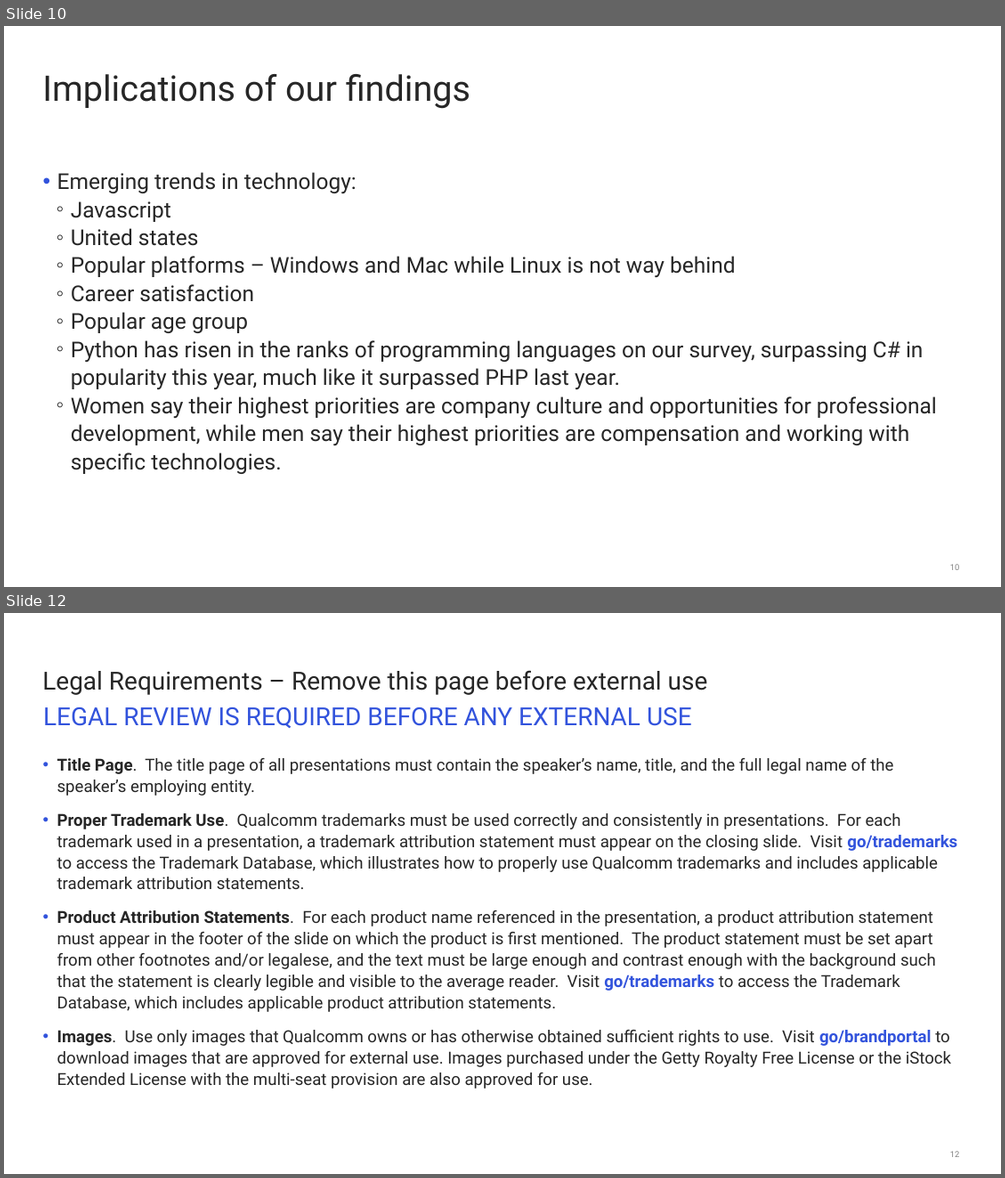
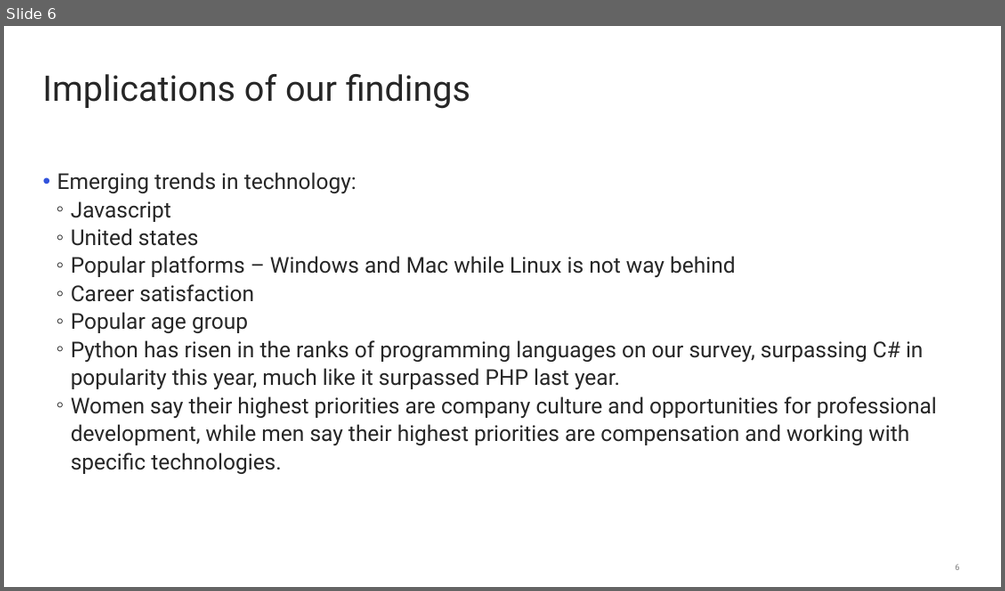
Before and after one commit to kuldeepemol/tech-nerds, a slide deck: Resources/presentation_data.pptx. Shown one above the other, each under a label of ours: slides 10 and 12 before the commit, slide 6 after it; the slides between them are not shown. The pictures are 1005x1178 and 1005x591 pixels, drawn with LibreOffice and Linux fonts; fonts in the diff are those of the drawing. Boxes give left, top, right and bottom in pixels: in the first picture for what was removed or moved away, otherwise in the second. Text is boxed around its words. In the diff, an @@ line names an element or a change of style, - is before the commit and + after.

```diff
--- a/Resources/presentation_data.pptx
+++ b/Resources/presentation_data.pptx
@@ slide 12 removed at (4, 613, 1001, 1174), background #FFFFFF; not listed: 1 template element that a slide beside it also shows @@
@@ title removed at (42, 670, 708, 695) @@
-Legal Requirements – Remove this page before external use
@@ subtitle removed at (43, 707, 692, 728) @@
-LEGAL REVIEW IS REQUIRED BEFORE ANY EXTERNAL USE
@@ text removed at (57, 758, 957, 1088) @@
-• Title Page. The title page of all presentations must contain the speaker’s name, title, and the full legal name of the speaker’s employing entity.
-• Proper Trademark Use. Qualcomm trademarks must be used correctly and consistently in presentations. For each trademark used in a presentation, a trademark attribution statement must appear on the closing slide. Visit go/trademarks to access the Trademark Database, which illustrates how to properly use Qualcomm trademarks and includes applicable trademark attribution statements.
-• Product Attribution Statements. For each product name referenced in the presentation, a product attribution statement must appear in the footer of the slide on which the product is first mentioned. The product statement must be set apart from other footnotes and/or legalese, and the text must be large enough and contrast enough with the background such that the statement is clearly legible and visible to the average reader. Visit go/trademarks to access the Trademark Database, which includes applicable product attribution statements.
-• Images. Use only images that Qualcomm owns or has otherwise obtained sufficient rights to use. Visit go/brandportal to download images that are approved for external use. Images purchased under the Getty Royalty Free License or the iStock Extended License with the multi-seat provision are also approved for use.
@@ what was slide 10 is now slide 6 @@
@@ page number at (955, 564, 959, 570): text changed @@
-10
+6
```
Also in this commit, not shown: 6 other slides removed.
